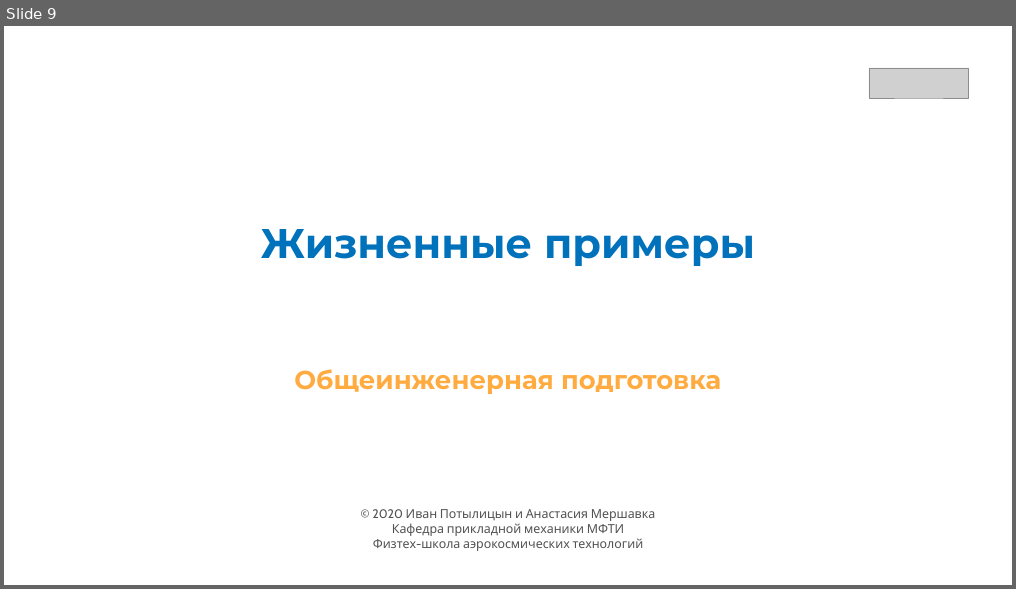
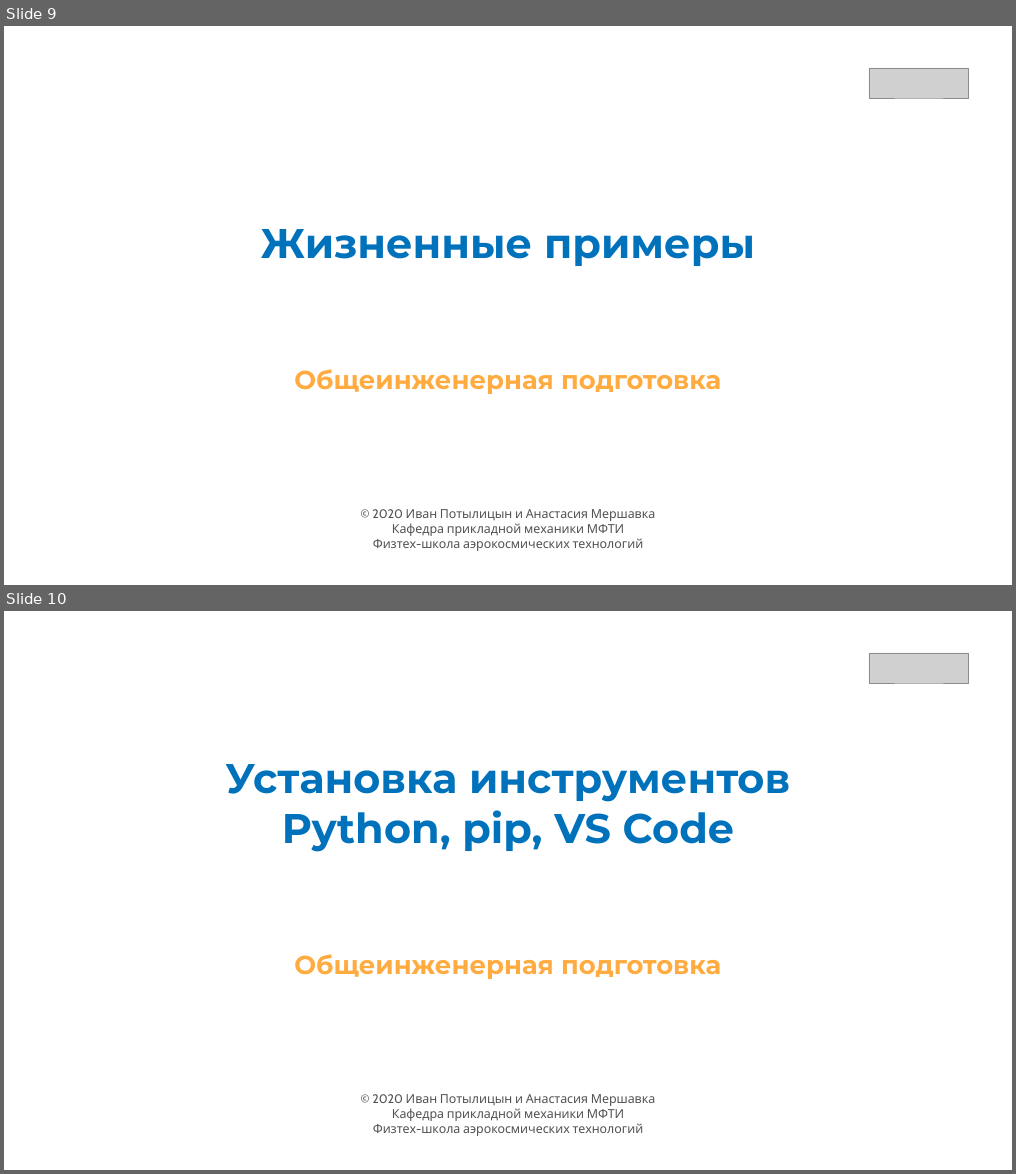
Before and after one commit to mershavka/get, a slide deck: cover.pptx. Shown one above the other, each under a label of ours: slide 9 before the commit, slides 9 and 10 after it. The pictures are 1016x589 and 1016x1174 pixels, drawn with LibreOffice and Linux fonts; fonts in the diff are those of the drawing; grey boxes stand for pictures; background and template pictures are left out. Boxes give left, top, right and bottom in pixels: in the first picture for what was removed or moved away, otherwise in the second. Text is boxed around its words. In the diff, an @@ line names an element or a change of style, - is before the commit and + after.

```diff
--- a/cover.pptx
+++ b/cover.pptx
@@ slide 10 added at (4, 611, 1012, 1170), background picture (left out) @@
@@ picture added at (869, 653, 968, 683) @@
@@ title added at (225, 764, 790, 852), 80 pt, text #0072BC, bold @@
+Установка инструментов
+Python, pip, VS Code
@@ subtitle added at (294, 954, 721, 979), 50 pt, text #FFAB40, bold @@
+Общеинженерная подготовка
@@ text added at (372, 1094, 656, 1136), 24 pt, text #525252 @@
+© 2020 Иван Потылицын и Анастасия Мершавка
+Кафедра прикладной механики МФТИ
+Физтех-школа аэрокосмических технологий
```
Also in this commit, not shown: 2 slides changed, 12 other slides added.
